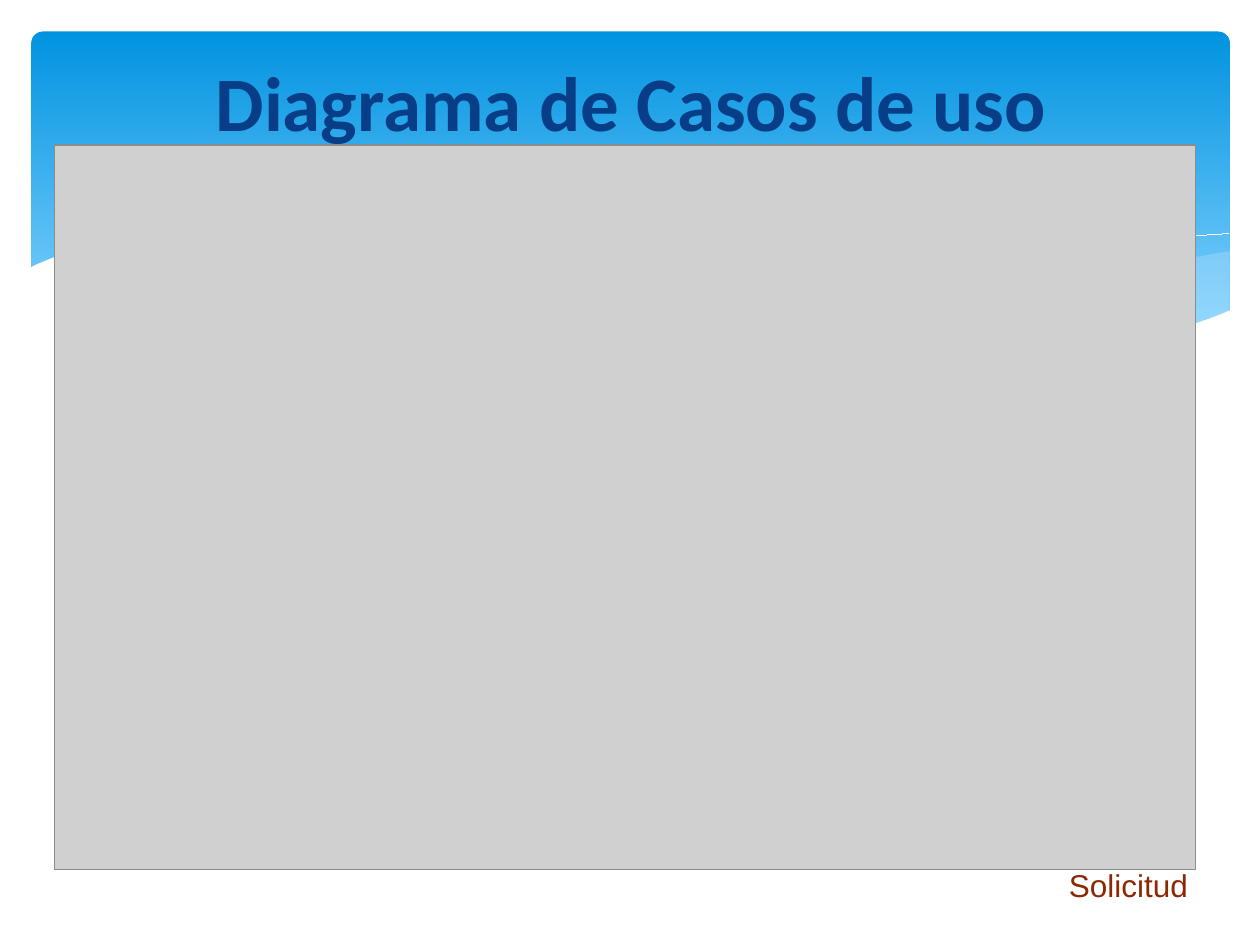
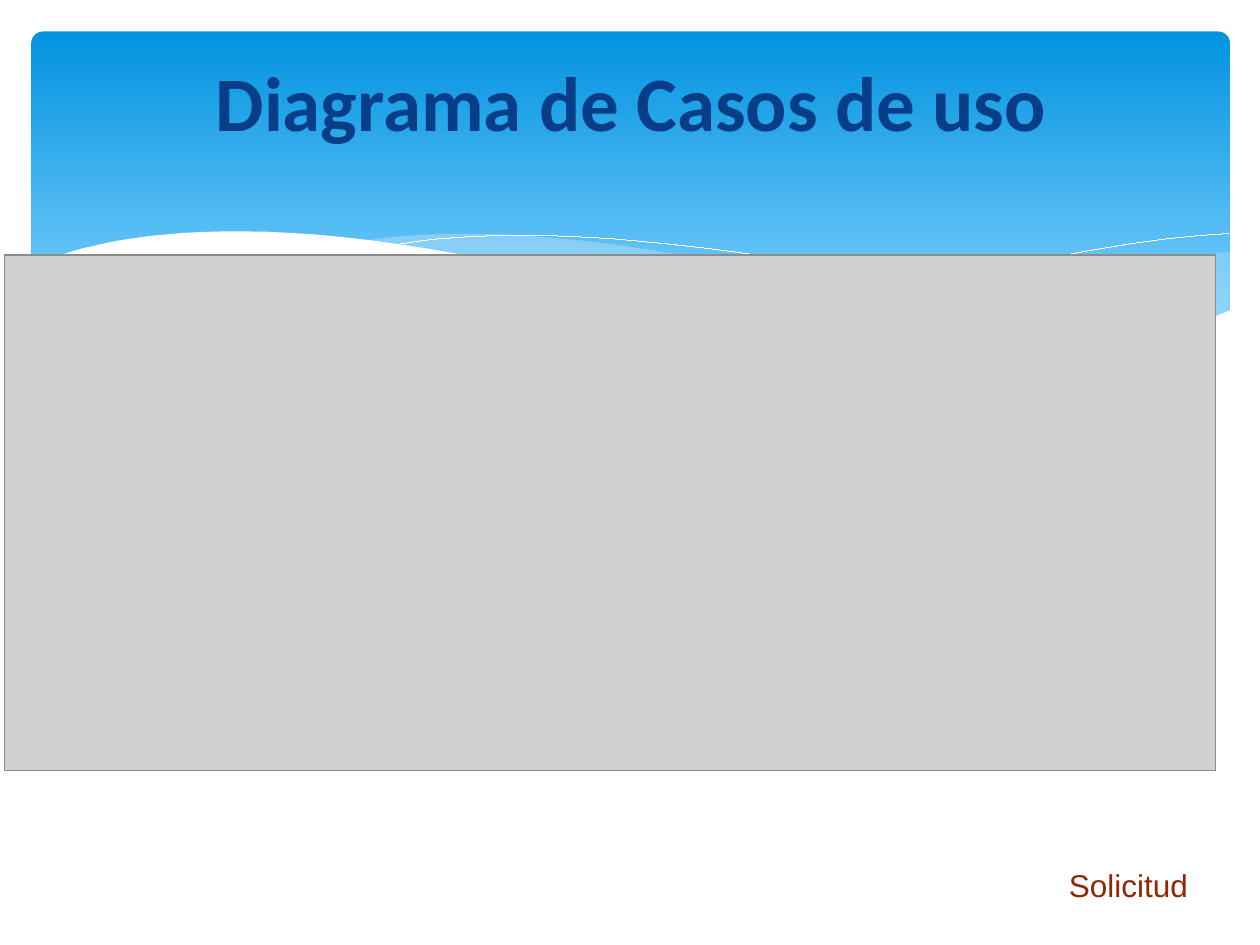
Before and after one commit to orlysemperfi/tp3-contratos-clientes, a slide deck: slide 3 of ITERACION 5/SUBITERACION 2/PRESENTACION01/PPT TP3 PRES02.pptx. Drawn at 1260x945 pixels with LibreOffice and Linux fonts; fonts in the diff are those of the drawing; grey boxes stand for pictures. Boxes give left, top, right and bottom in pixels: in the first picture for what was removed or moved away, otherwise in the second. Text is boxed around its words. In the diff, an @@ line names an element or a change of style, - is before the commit and + after.

```diff
--- a/ITERACION 5/SUBITERACION 2/PRESENTACION01/PPT TP3 PRES02.pptx
+++ b/ITERACION 5/SUBITERACION 2/PRESENTACION01/PPT TP3 PRES02.pptx
@@ freeform shape added at [360,234,1124,352], fill #C6E7FC at 40% opacity @@
@@ freeform shape added at [389,236,1143,343], outline #FFFFFF 0 pt @@
@@ picture: place and size @@
-picture at [54,145,1196,869]
+picture at [5,255,1216,770]
```
Also in this commit, not shown: 1 other slide changed, 4 other files.
